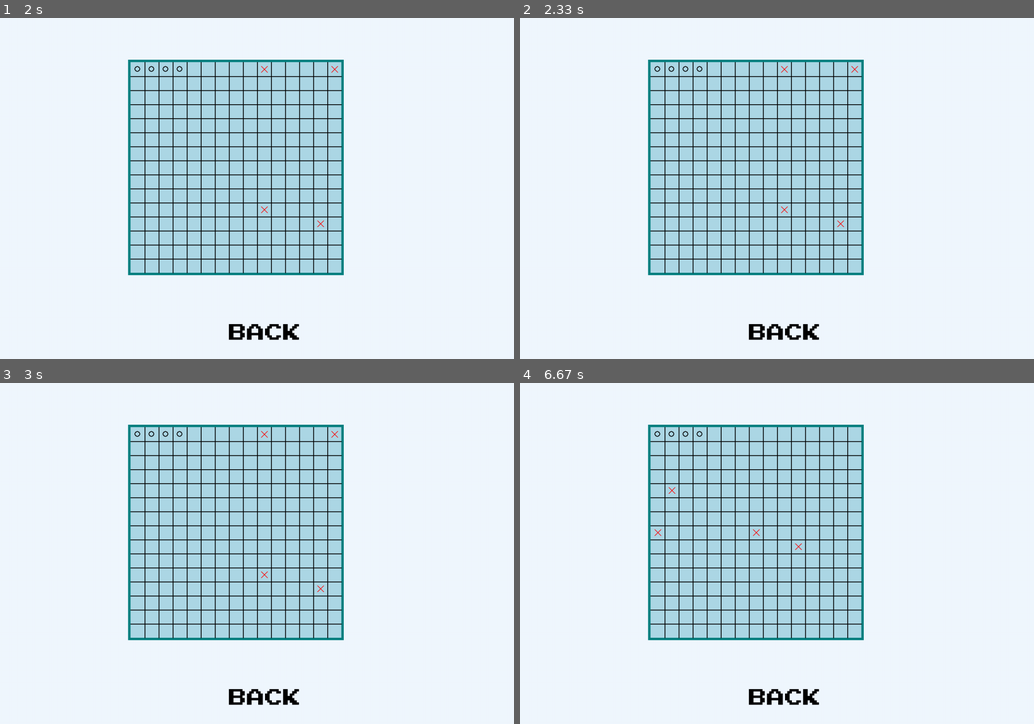
Above: before the commit, frames 1-4 (two rows, left to right).
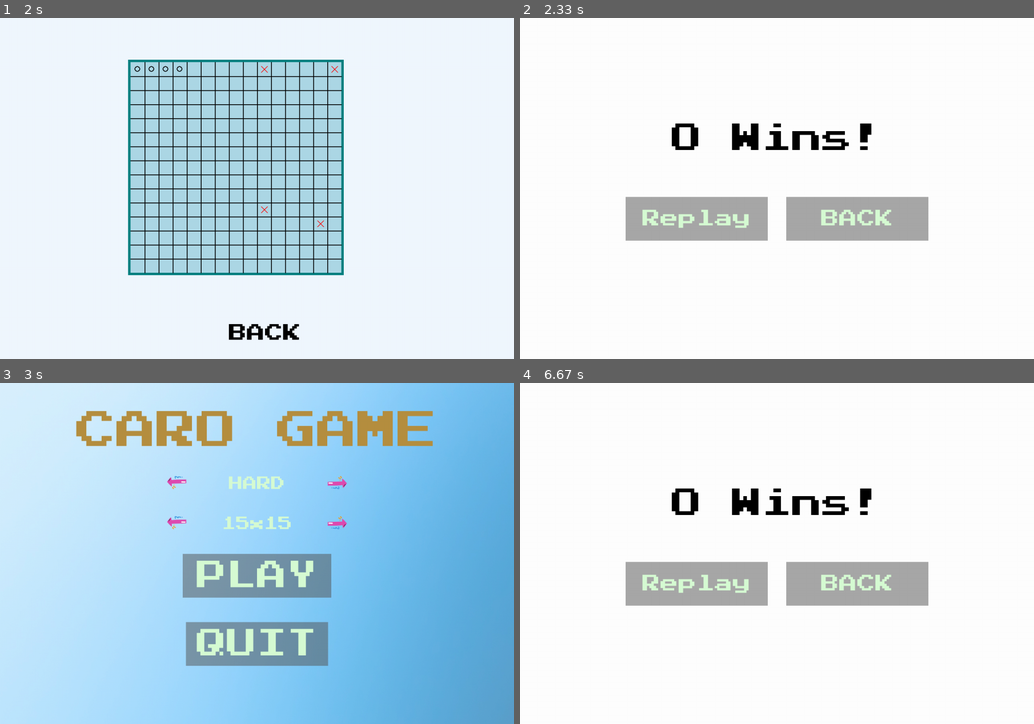
Above: after the commit, the same moments.

Repository: HuyHoang04/Caro-pygame
Game: pygame game, started from Frontend/menu/menu.py
Two runs of this game, one before a commit and one after it. Both use one fixed random seed, a clock stepped at 60 frames per second and the inputs below.
Inputs (mouse positions are in pixels of both pictures, inside the frame that each line leads up to):
- Up to frame 1 (2 s): click (236, 202) at 0.38 s; click (257, 212) at 0.72 s; click (334, 69) at 1.05 s; click (318, 219) at 1.38 s; click (267, 72) at 1.72 s
- Up to frame 2 (2.33 s): click (777, 229) at 2.05 s
- Up to frame 3 (3 s): click (339, 584) at 2.38 s, where only the run after the commit has a clickable "BACK"; click (185, 481) at 2.88 s
- Up to frame 4 (6.67 s): click "PLAY" at 4.22 s; click (756, 533) at 4.55 s; click (797, 539) at 4.88 s; click (663, 492) at 5.22 s; click (663, 526) at 5.55 s; click (694, 440) at 6.38 s

Frame 1 is identical in both runs. In frame 2, 29% of the frame differs, in the area x 20-80%, y 12-95%; in frame 3, 90%, in the area x 0-100%, y 0-100%; in frame 4, 29%.

Commit message:
Update alert winner

Diff:
--- a/Frontend/menu/menu.py
+++ b/Frontend/menu/menu.py
@@ -66,7 +66,7 @@
                     if 0 <= row < board_size and 0 <= col < board_size and board[row][col] == "":
                         board[row][col] = "X"  # Đánh dấu của người chơi
                         if check_winner(board, "X"):
-                            print("Player wins!")
+                            display_winner_screen("X")
                             pygame.time.wait(2000)
                             main_menu()  # Quay lại menu chính nếu người chơi thắng
                         player_turn = False  # Chuyển sang lượt của máy
@@ -78,13 +78,43 @@
                     if board[row][col] == "":
                         board[row][col] = "O"  # Máy đánh dấu
                         if check_winner(board, "O"):
-                            print("AI wins!")
+                            display_winner_screen("O")
                             pygame.time.wait(2000)
                             main_menu()  # Quay lại menu chính nếu máy thắng
                         player_turn = True  # Chuyển lại lượt cho người chơi
                         break
                 if player_turn:
                     break
+
+        pygame.display.update()
+
+def display_winner_screen(winner):
+    while True:
+        SCREEN.fill("white")  # Màu nền cho thông báo người thắng
+
+        WINNER_TEXT = get_font(75).render(f"{winner} Wins!", True, "Black")
+        WINNER_RECT = WINNER_TEXT.get_rect(center=(640, 300))
+
+        REPLAY_BUTTON = Button(image=pygame.image.load("assets/Quit Rect.png"), pos=(440, 500),
+                               text_input="Replay", font=get_font(45), base_color="#d7fcd4", hovering_color="White")
+        BACK_BUTTON = Button(image=pygame.image.load("assets/Quit Rect.png"), pos=(840, 500),
+                             text_input="BACK", font=get_font(45), base_color="#d7fcd4", hovering_color="White")
+
+        SCREEN.blit(WINNER_TEXT, WINNER_RECT)
+
+        for button in [REPLAY_BUTTON, BACK_BUTTON]:
+            button.changeColor(pygame.mouse.get_pos())
+            button.update(SCREEN)
+
+        for event in pygame.event.get():
+            if event.type == pygame.QUIT:
+                pygame.quit()
+                sys.exit()
+            if event.type == pygame.MOUSEBUTTONDOWN:
+                if REPLAY_BUTTON.checkForInput(pygame.mouse.get_pos()):
+                    play()  # Bắt đầu lại trò chơi
+                if BACK_BUTTON.checkForInput(pygame.mouse.get_pos()):
+                    main_menu()  # Quay lại menu chính
 
         pygame.display.update()
 
